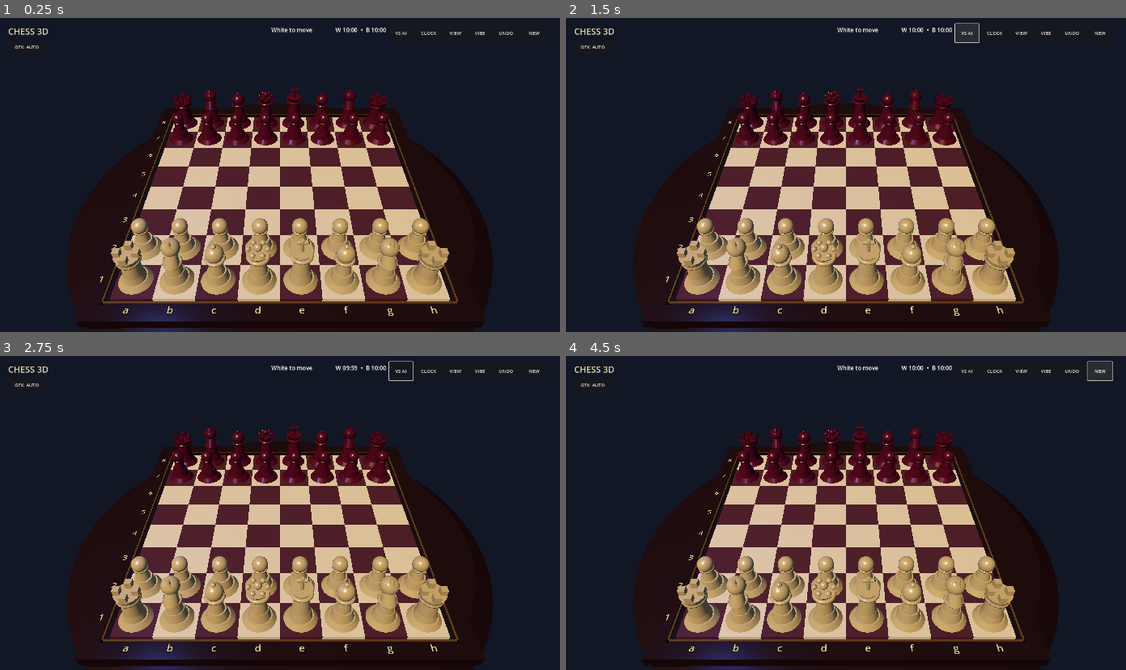
Above: before the commit, frames 1-4 (two rows, left to right).
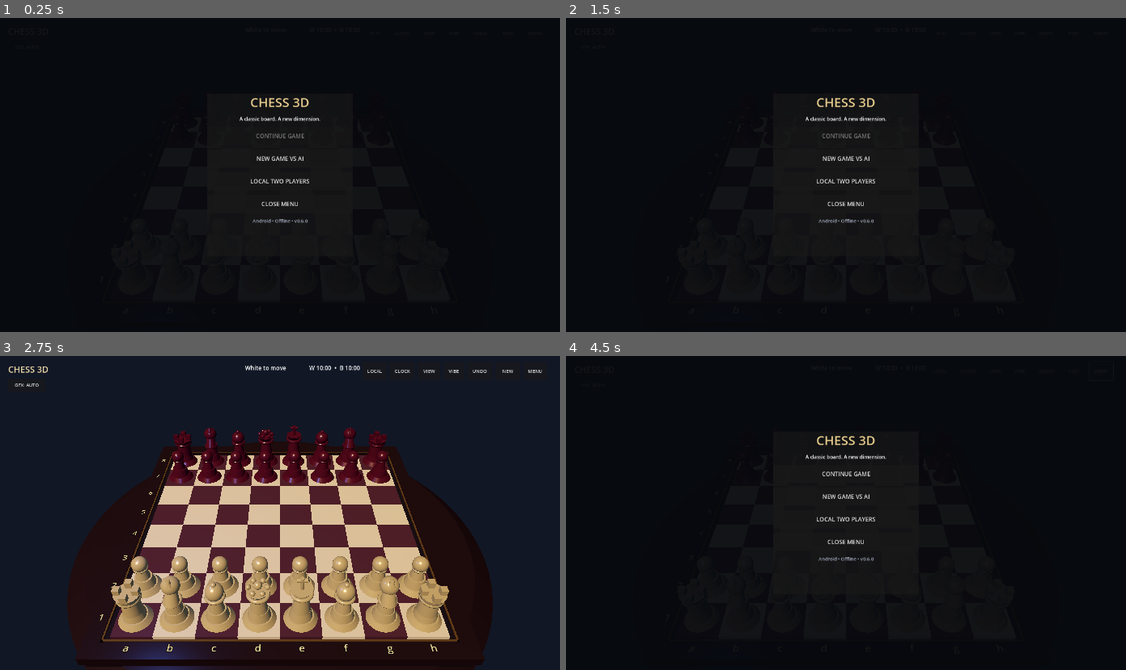
Above: after the commit, the same moments.

Repository: redxbox/chess-3d
Game: Godot game, scene res://src/main/main.tscn
Two runs of this game, one before a commit and one after it. Both use one fixed random seed, a clock stepped at 60 frames per second and the inputs below.
Inputs (mouse positions are in pixels of both pictures, inside the frame that each line leads up to):
- Up to frame 1 (0.25 s): no input
- Up to frame 2 (1.5 s): click (969, 33) at 0.5 s, where only the run before the commit has a clickable "VS AI"; click (969, 33) at 1.25 s, where only the run before the commit has a clickable "LOCAL"
- Up to frame 3 (2.75 s): click (280, 519) at 2 s, where only the run after the commit has a clickable "LOCAL TWO PLAYERS"
- Up to frame 4 (4.5 s): click "VS AI" (after the commit: "LOCAL") at 2.75 s; click "LOCAL" (after the commit: "VS AI") at 3.5 s; click (1103, 371) at 4.25 s, where only the run after the commit has a clickable "MENU"

The runs differ from the first frame. In frame 1, 34% of the frame differs, in the area x 1-97%, y 2-100%; in frame 2, 34%; in frame 3, 0.4%; in frame 4, 34%, in the area x 1-98%, y 1-100%.

Commit message:
Add polished main menu and game mode selection
Co-authored-by: arena-agent <297053741+arena-agent@users.noreply.github.com>

Diff:
--- a/src/main/main.gd
+++ b/src/main/main.gd
@@ -34,6 +34,9 @@
 var _clock_label: Label
 var _top_panel: HBoxContainer
 var _mode_button: Button
+var _menu_overlay: ColorRect
+var _continue_button: Button
+var _has_resumable_game := false
 var clock_enabled := true
 var white_time := 600.0
 var black_time := 600.0
@@ -50,7 +53,8 @@
 	highlights_root.name = "Highlights"
 	board.add_child(highlights_root)
 	board.add_child(pieces_root)
-	if not _load_autosave():
+	_has_resumable_game = _load_autosave()
+	if not _has_resumable_game:
 		game.reset()
 	_create_pieces()
 	_create_ui()
@@ -58,6 +62,7 @@
 	get_viewport().size_changed.connect(_apply_safe_area)
 	_apply_safe_area()
 	_update_status()
+	_show_main_menu()
 
 
 func _process(delta: float) -> void:
@@ -370,12 +375,101 @@
 	new_button.pressed.connect(_new_game)
 	panel.add_child(new_button)
 
+	var menu_button := Button.new()
+	menu_button.text = "MENU"
+	menu_button.custom_minimum_size = Vector2(82, 48)
+	menu_button.pressed.connect(_show_main_menu)
+	panel.add_child(menu_button)
+
 	_graphics_button = Button.new()
 	_graphics_button.position = Vector2(28, 78)
 	_graphics_button.size = Vector2(128, 44)
 	_graphics_button.pressed.connect(_cycle_graphics_quality)
 	$UI.add_child(_graphics_button)
 	_update_graphics_button()
+	_create_main_menu()
+
+
+func _create_main_menu() -> void:
+	_menu_overlay = ColorRect.new()
+	_menu_overlay.color = Color(0.025, 0.035, 0.055, 0.94)
+	$UI.add_child(_menu_overlay)
+	_menu_overlay.set_anchors_and_offsets_preset(Control.PRESET_FULL_RECT)
+	_menu_overlay.mouse_filter = Control.MOUSE_FILTER_STOP
+
+	var center := CenterContainer.new()
+	_menu_overlay.add_child(center)
+	center.set_anchors_and_offsets_preset(Control.PRESET_FULL_RECT)
+	var panel := PanelContainer.new()
+	panel.custom_minimum_size = Vector2(500, 560)
+	center.add_child(panel)
+	var content := VBoxContainer.new()
+	content.add_theme_constant_override("separation", 16)
+	panel.add_child(content)
+
+	var title := Label.new()
+	title.text = "CHESS 3D"
+	title.horizontal_alignment = HORIZONTAL_ALIGNMENT_CENTER
+	title.add_theme_font_size_override("font_size", 44)
+	title.add_theme_color_override("font_color", Color("e6cb8c"))
+	content.add_child(title)
+	var subtitle := Label.new()
+	subtitle.text = "A classic board. A new dimension."
+	subtitle.horizontal_alignment = HORIZONTAL_ALIGNMENT_CENTER
+	subtitle.add_theme_font_size_override("font_size", 17)
+	content.add_child(subtitle)
+
+	_continue_button = _menu_button("CONTINUE GAME", _continue_game)
+	content.add_child(_continue_button)
+	content.add_child(_menu_button("NEW GAME VS AI", _start_ai_game))
+	content.add_child(_menu_button("LOCAL TWO PLAYERS", _start_local_game))
+	content.add_child(_menu_button("CLOSE MENU", _continue_game))
+
+	var version := Label.new()
+	version.text = "Android • Offline • v0.6.0"
+	version.horizontal_alignment = HORIZONTAL_ALIGNMENT_CENTER
+	version.add_theme_color_override("font_color", Color(0.65, 0.68, 0.75, 1))
+	content.add_child(version)
+	_menu_overlay.hide()
+
+
+func _menu_button(text: String, callback: Callable) -> Button:
+	var button := Button.new()
+	button.text = text
+	button.custom_minimum_size = Vector2(420, 62)
+	button.add_theme_font_size_override("font_size", 20)
+	button.pressed.connect(callback)
+	return button
+
+
+func _show_main_menu() -> void:
+	if not is_instance_valid(_menu_overlay):
+		return
+	_continue_button.disabled = not _has_resumable_game and game.move_notation.is_empty()
+	_menu_overlay.show()
+	get_tree().paused = true
+	_menu_overlay.process_mode = Node.PROCESS_MODE_WHEN_PAUSED
+
+
+func _continue_game() -> void:
+	_menu_overlay.hide()
+	get_tree().paused = false
+
+
+func _start_ai_game() -> void:
+	play_vs_ai = true
+	_mode_button.text = "VS AI"
+	_new_game()
+	_has_resumable_game = true
+	_continue_game()
+
+
+func _start_local_game() -> void:
+	play_vs_ai = false
+	_mode_button.text = "LOCAL"
+	_new_game()
+	_has_resumable_game = true
+	_continue_game()
 
 
 func _select_square(square: Vector2i) -> void:
@@ -682,7 +776,7 @@
 	var scale_y := viewport_size.y / maxf(window_size.y, 1.0)
 	var right_inset := maxf(20.0, (window_size.x - safe.end.x) * scale_x + 20.0)
 	var top_inset := maxf(20.0, safe.position.y * scale_y + 20.0)
-	_top_panel.offset_left = -970.0 - right_inset
+	_top_panel.offset_left = -1060.0 - right_inset
 	_top_panel.offset_top = top_inset
 	_top_panel.offset_right = -right_inset
 	_top_panel.offset_bottom = top_inset + 64.0
Not shown, changed: export_presets.cfg
Not shown, changed: .github/workflows/ci.yml
Not shown, changed: ROADMAP.md
